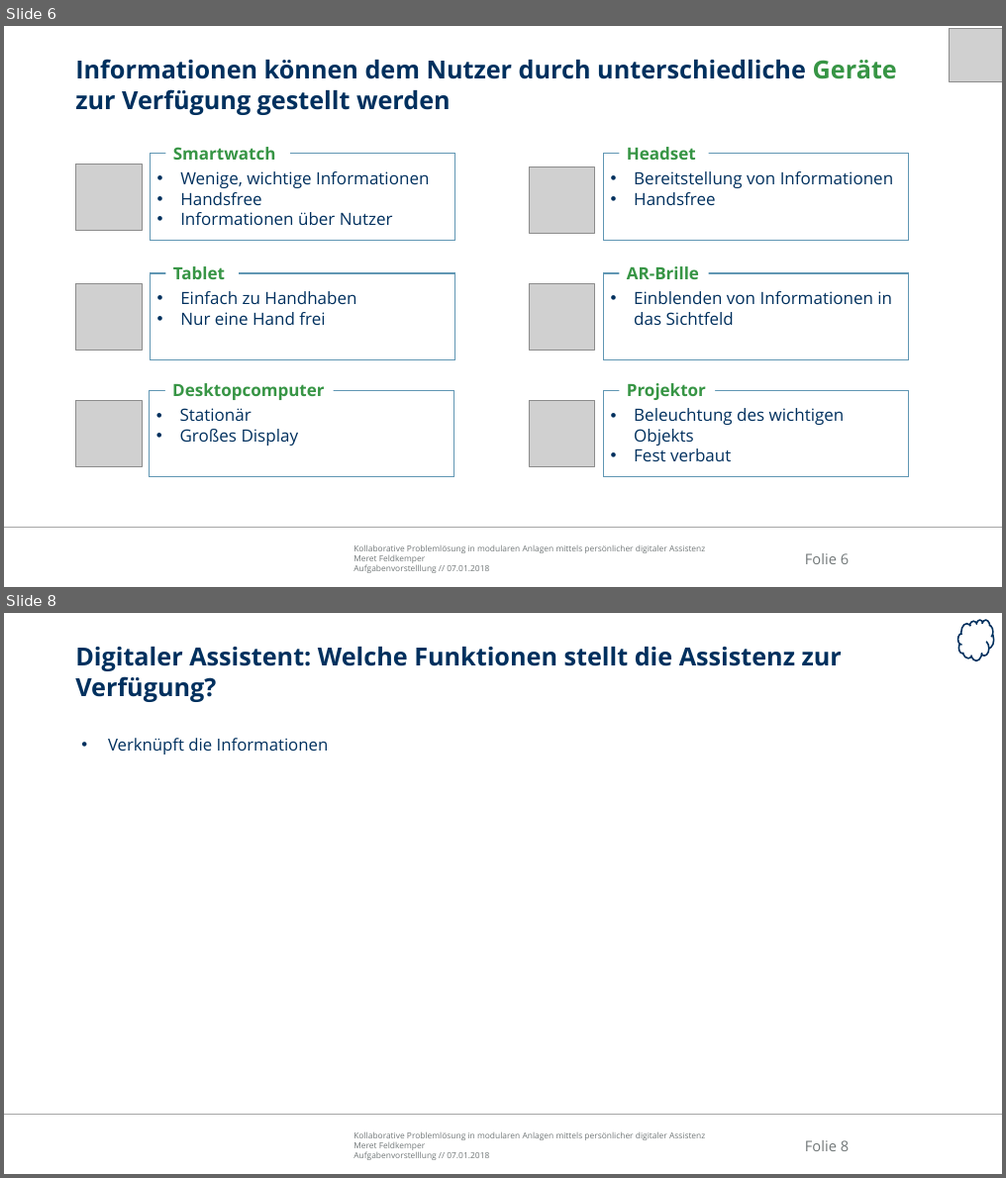
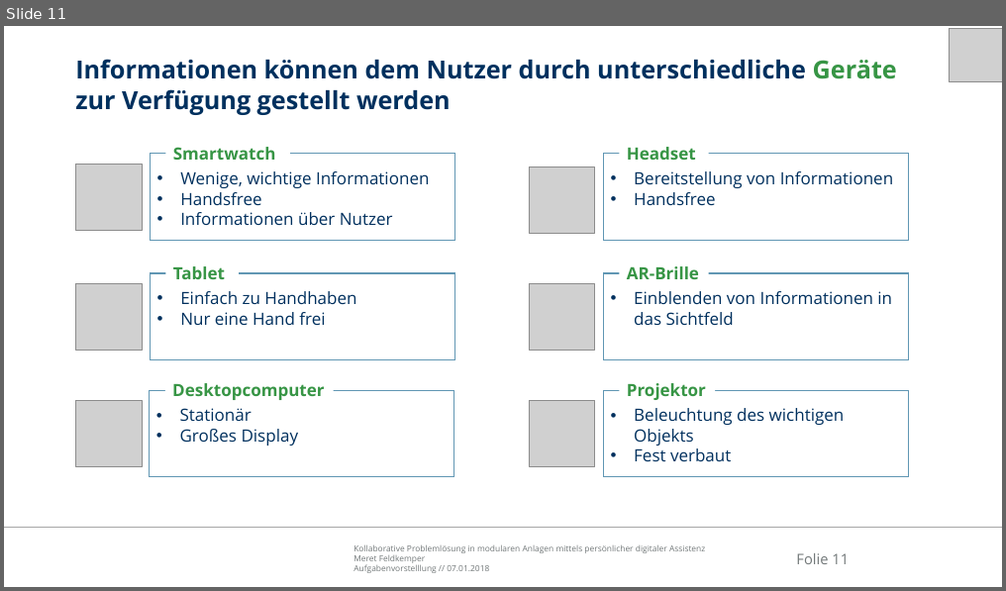
Before and after one commit to Ral3007/Diplomarbeit, a slide deck: Dokumente/Präsentationen/2019-01-07_DA_Feldkemper_Aufgabenvorstellung.pptx. Shown one above the other, each under a label of ours: slides 6 and 8 before the commit, slide 11 after it; the slides between them are not shown. The pictures are 1006x1178 and 1006x591 pixels, drawn with LibreOffice and Linux fonts; fonts in the diff are those of the drawing; grey boxes stand for pictures; background and template pictures are left out. Boxes give left, top, right and bottom in pixels: in the first picture for what was removed or moved away, otherwise in the second. Text is boxed around its words. In the diff, an @@ line names an element or a change of style, - is before the commit and + after.

```diff
--- a/Dokumente/Präsentationen/2019-01-07_DA_Feldkemper_Aufgabenvorstellung.pptx
+++ b/Dokumente/Präsentationen/2019-01-07_DA_Feldkemper_Aufgabenvorstellung.pptx
@@ slide 8 removed at bbox=[4, 613, 1002, 1174], background #FFFFFF; not listed: 3 template elements that a slide beside it also shows @@
@@ cloud removed at bbox=[958, 620, 994, 661] @@
@@ title removed at bbox=[75, 647, 842, 702] @@
-Digitaler Assistent: Welche Funktionen stellt die Assistenz zur Verfügung?
@@ text removed at bbox=[108, 738, 329, 755] @@
-  • Verknüpft die Informationen
@@ what was slide 6 is now slide 11 @@
@@ page number at bbox=[796, 554, 848, 565]: text changed @@
-Folie 6
+Folie 11
```
Also in this commit, not shown: 5 slides changed, 4 slides added, 45 other files.
